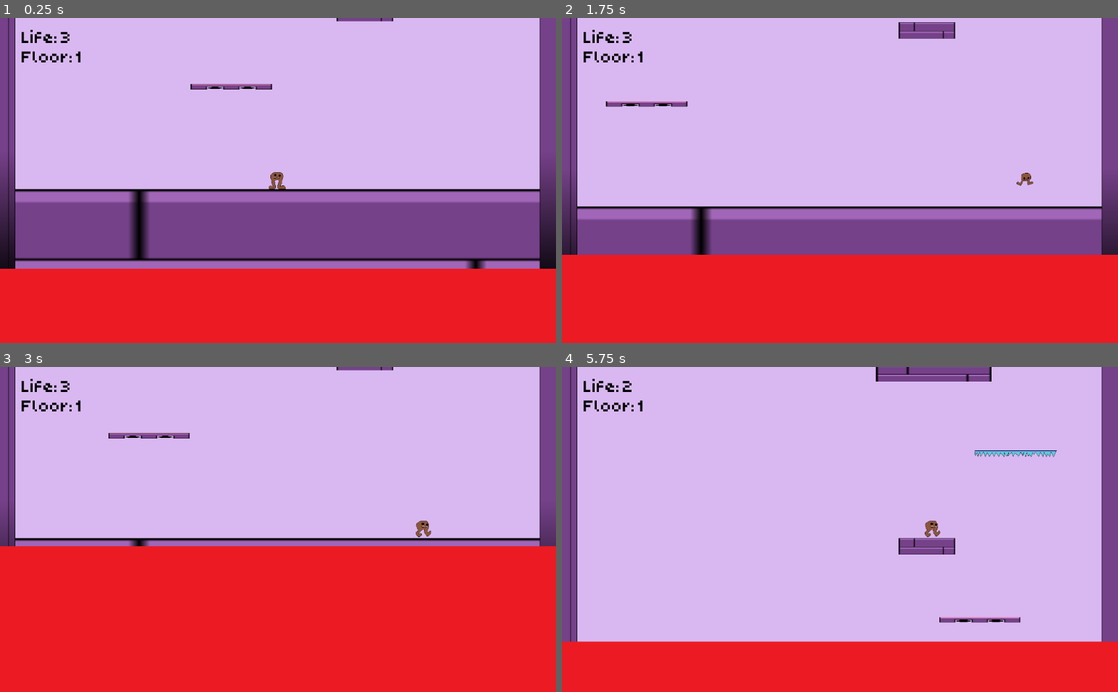
Above: before the commit, frames 1-4 (two rows, left to right).
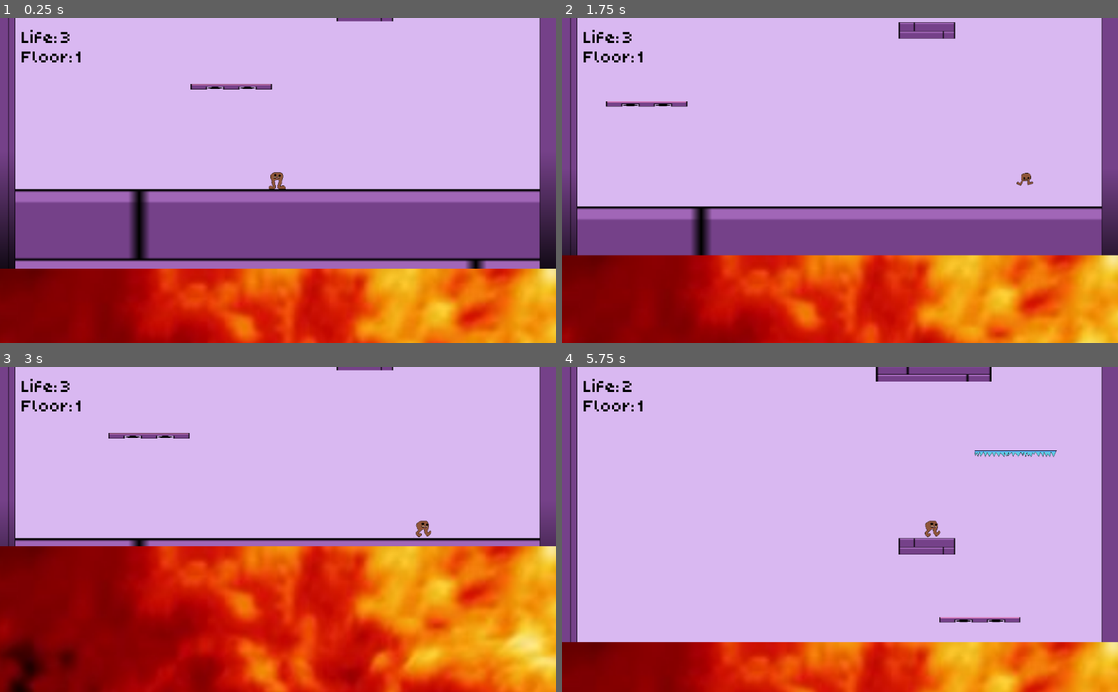
Above: after the commit, the same moments.

Repository: Darkstick/Jumper
Game: Godot game, scene res://Scenes/Levels/main.tscn
Two runs of this game, one before a commit and one after it. Both use one fixed random seed, a clock stepped at 60 frames per second and the inputs below. Sound files missing from this copy of the repository are replaced by a short silence.
Inputs:
- Up to frame 1 (0.25 s): no input
- Up to frame 2 (1.75 s): hold Right (right) from 0.53 s (still down); tap Up (up) at 0.77, 1.52 s
- Up to frame 3 (3 s): release Right (right) at 2.03 s; hold Left (left) 2.03-2.78 s; hold Right (right) from 2.78 s (still down)
- Up to frame 4 (5.75 s): tap Up (up) at 3.02, 3.77, 4.52 s; release Right (right) at 4.28 s; hold Left (left) 4.28-5.03 s; hold Right (right) from 5.03 s (still down)

The runs differ from the first frame. In frame 1, 23% of the frame differs, in the area x 0-100%, y 77-100%; in frame 2, 27%; in frame 3, 45%, in the area x 0-100%, y 55-100%; in frame 4, 16%.

Commit message:
lava and saws added

Diff:
--- a/Scenes/Creatures/lava.tscn
+++ b/Scenes/Creatures/lava.tscn
@@ -1,6 +1,6 @@
 [gd_scene load_steps=5 format=2]
 
-[ext_resource path="res://Ressources/Sprites/Placeholders/red.png" type="Texture" id=1]
+[ext_resource path="res://Ressources/Sprites/lava.jpg" type="Texture" id=1]
 [ext_resource path="res://Scripts/Creatures/lava.gd" type="Script" id=2]
 [ext_resource path="res://Ressources/SFX/sizzle.wav" type="AudioStream" id=3]
 
@@ -13,7 +13,10 @@
 script = ExtResource( 2 )
 
 [node name="Sprite" type="Sprite" parent="."]
+scale = Vector2( 0.2, 0.222 )
 texture = ExtResource( 1 )
+flip_h = true
+flip_v = true
 
 [node name="Collision" type="CollisionShape2D" parent="."]
 position = Vector2( 0, -23.9875 )
--- a/Scenes/Creatures/obstacle.tscn
+++ b/Scenes/Creatures/obstacle.tscn
@@ -1,20 +1,24 @@
-[gd_scene load_steps=4 format=2]
+[gd_scene load_steps=5 format=2]
 
-[ext_resource path="res://Ressources/Sprites/Placeholders/grey.png" type="Texture" id=1]
+[ext_resource path="res://Ressources/Sprites/saw.png" type="Texture" id=1]
 [ext_resource path="res://Scripts/Creatures/obstacle.gd" type="Script" id=2]
 [ext_resource path="res://Ressources/SFX/saw.wav" type="AudioStream" id=3]
+
+[sub_resource type="RectangleShape2D" id=1]
+extents = Vector2( 7.16808, 23.6529 )
 
 [node name="obstacle" type="KinematicBody2D"]
 scale = Vector2( 0.7, 0.7 )
 script = ExtResource( 2 )
 
 [node name="Sprite" type="Sprite" parent="."]
+scale = Vector2( 0.1, 0.1 )
 texture = ExtResource( 1 )
 
-[node name="Collision" type="CollisionPolygon2D" parent="."]
+[node name="Collision" type="CollisionShape2D" parent="."]
 position = Vector2( 0, -12.1196 )
 rotation = 1.5708
-polygon = PoolVector2Array( -8.48413, -19.325, 3.71733, -27.3601, 12.1733, -28.4442, 12.1733, 28.3629, 1.11548, 25.9778, -8.20781, 20.5573, -15.1725, 11.7215, -17.2352, 0.139078, -15.4899, -11.3641 )
+shape = SubResource( 1 )
 
 [node name="RayLeft" type="RayCast2D" parent="."]
 position = Vector2( 34.2857, 0 )
Binary file added: Ressources/Sprites/lava.jpg
Not shown, added: Ressources/Sprites/lava.jpg.import
Binary file added: Ressources/Sprites/saw.png
Not shown, added: Ressources/Sprites/saw.png.import
